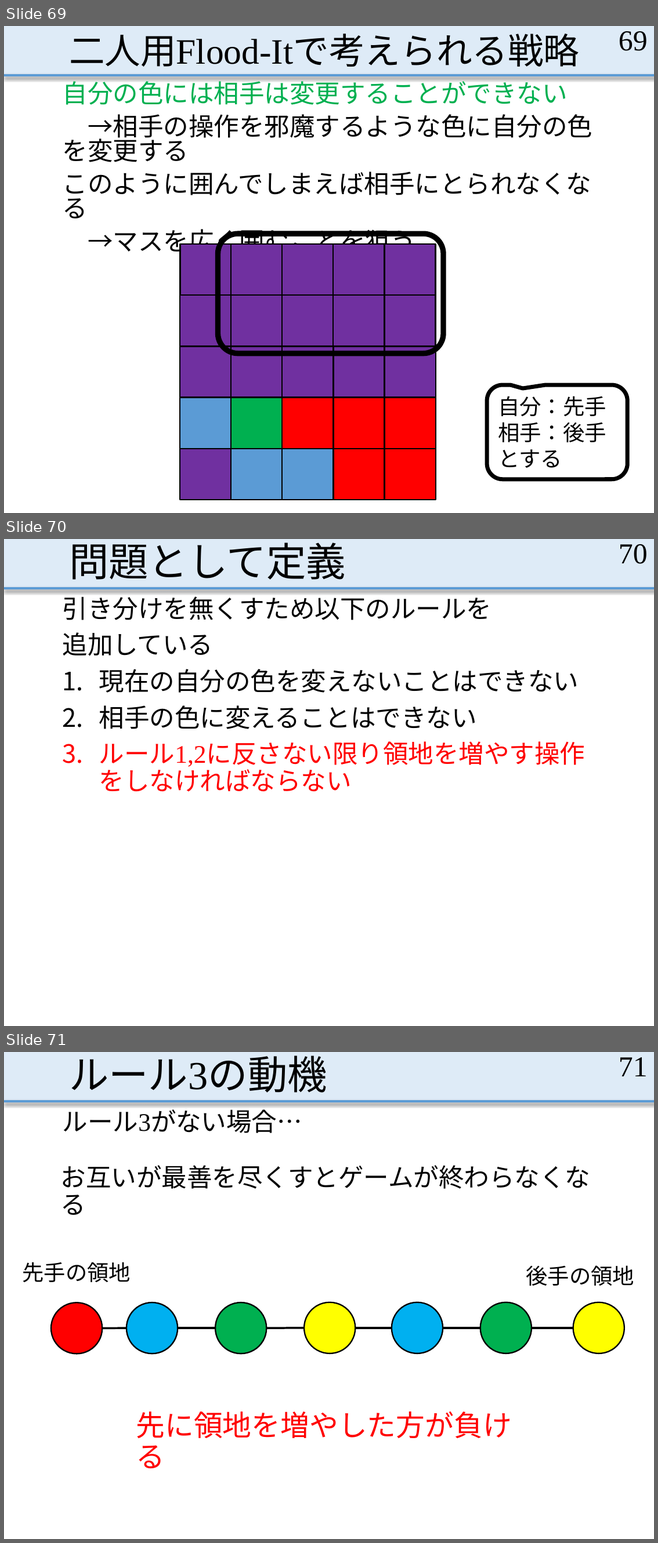
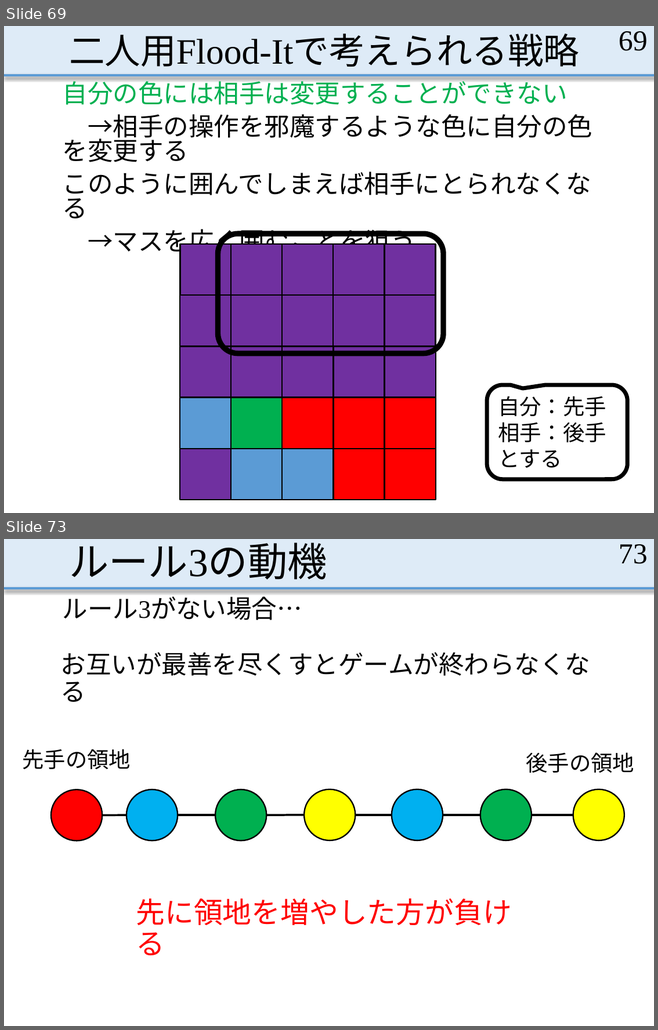
Before and after one commit to MasayaOda/SR, a slide deck: 181210oda.pptx. Shown one above the other, each under a label of ours: slides 69, 70 and 71 before the commit, slides 69 and 73 after it; the slides between them are not shown. The pictures are 658x1543 and 658x1030 pixels, drawn with LibreOffice and Linux fonts; fonts in the diff are those of the drawing. Boxes give left, top, right and bottom in pixels: in the first picture for what was removed or moved away, otherwise in the second. Text is boxed around its words. In the diff, an @@ line names an element or a change of style, - is before the commit and + after.

```diff
--- a/181210oda.pptx
+++ b/181210oda.pptx
@@ slide 70 removed at bbox=[4, 539, 654, 1026], background #FFFFFF; not listed: 2 template elements that a slide beside it also shows @@
@@ title removed at bbox=[69, 542, 346, 580] @@
-問題として定義
@@ page number removed at bbox=[618, 544, 647, 564] @@
-70
@@ text removed at bbox=[63, 592, 585, 767] @@
-引き分けを無くすため以下のルールを
-追加している
-1. 現在の自分の色を変えないことはできない
-2. 相手の色に変えることはできない
-3. ルール1,2に反さない限り領地を増やす操作をしなければならない
@@ what was slide 71 is now slide 73 @@
@@ page number at bbox=[618, 544, 647, 564]: text changed @@
-71
+73
```
Also in this commit, not shown: 1 slide changed, 3 slides added, 3 other files.
